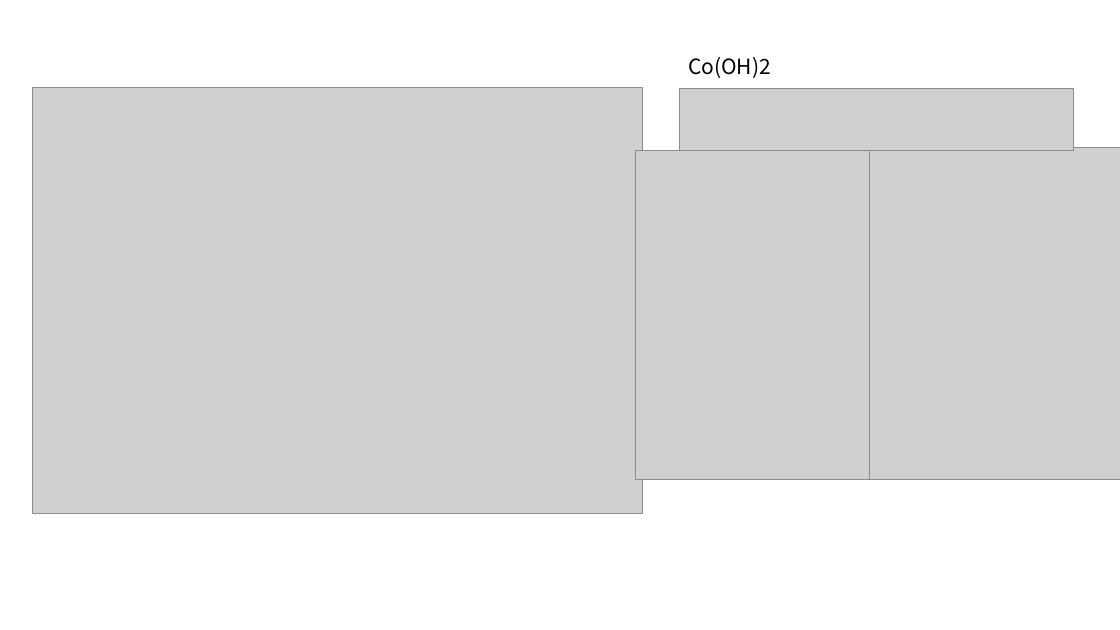
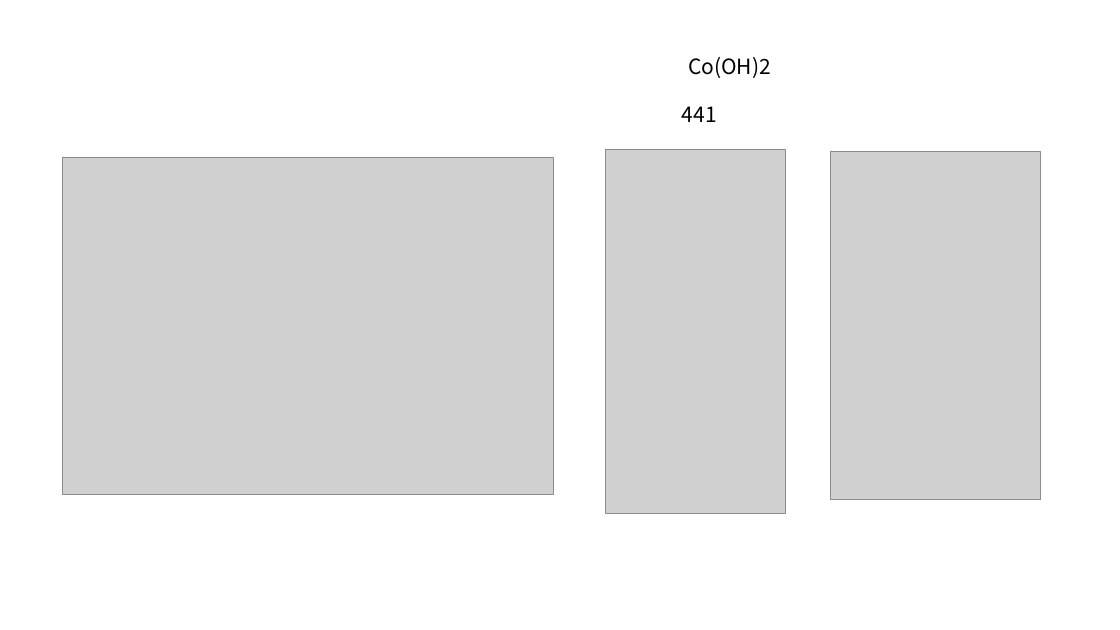
Before and after one commit to EySword/computer_data, a slide deck: slide 1 of zyj/声子谱.pptx. Drawn at 1120x630 pixels with LibreOffice and Linux fonts; fonts in the diff are those of the drawing; grey boxes stand for pictures. Boxes give left, top, right and bottom in pixels: in the first picture for what was removed or moved away, otherwise in the second. Text is boxed around its words. In the diff, an @@ line names an element or a change of style, - is before the commit and + after.

```diff
--- a/zyj/声子谱.pptx
+++ b/zyj/声子谱.pptx
@@ picture removed at box(680, 88, 1074, 150) @@
@@ text added at box(682, 106, 717, 122), 18 pt, text #000000 @@
+441
@@ picture: place and size @@
-picture at box(33, 87, 643, 513)
+picture at box(63, 157, 554, 494)
@@ picture: place and size @@
-picture at box(636, 150, 870, 480)
+picture at box(605, 150, 786, 513)
@@ picture: place and size @@
-picture at box(870, 148, 1120, 480)
+picture at box(830, 151, 1040, 500)
```
Also in this commit, not shown: 1 other slide changed, 3 slides added.
